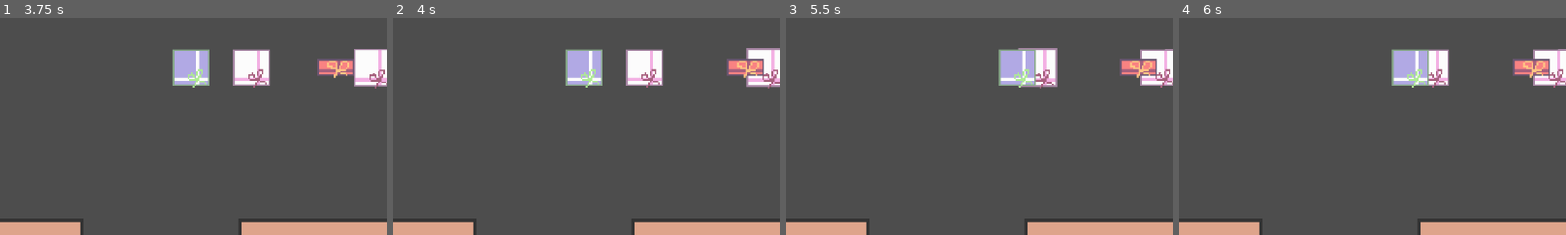
Above: before the commit, frames 1-4 (left to right).
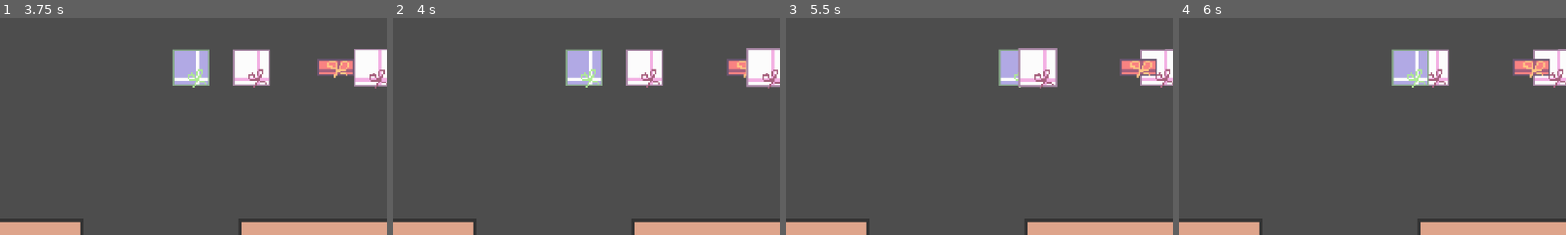
Above: after the commit, the same moments.

Repository: SuperDuperOrganisationsname/DevsThatJam9
Game: Godot game, scene res://scenes/menus/main_menu.tscn
Two runs of this game, one before a commit and one after it. Both use one fixed random seed, a clock stepped at 60 frames per second and the inputs below.
Inputs (mouse positions are % of the whole screen's width and height, from its top left):
- Up to frame 1 (3.75 s): click "Start Game" at 0.5 s; move the mouse to (72, 45) at 1.27 s; press the mouse at (72, 45) at 1.28 s; move the mouse to (30, 55) at 2.02 s; release the mouse at (30, 55) at 2.03 s; click (30, 55) at 2.1 s; tap Enter at 2.75 s; move the mouse to (90, 11) at 2.77 s; press the mouse at (90, 11) at 2.78 s; tap Space at 3.5 s; move the mouse to (98, 11) at 3.52 s; release the mouse at (98, 11) at 3.53 s; click (98, 11) at 3.6 s
- Up to frame 2 (4 s): no input
- Up to frame 3 (5.5 s): tap Enter at 4.25 s; move the mouse to (75, 11) at 4.27 s; press the mouse at (75, 11) at 4.28 s; tap Space at 5 s; move the mouse to (83, 11) at 5.02 s; release the mouse at (83, 11) at 5.03 s; click (83, 11) at 5.1 s
- Up to frame 4 (6 s): move the mouse to (55, 50) at 5.77 s; press the mouse at (55, 50) at 5.78 s
The pictures show only the part of the screen within x 50-100%, y 0-50%; the shares and areas given below are measured in that part.

Frame 1 is identical in both runs. In frame 2, 0.4% of the frame differs, in the area x 91-96%, y 18-27%; in frame 3, 0.7%, in the area x 59-65%, y 14-33%; in frame 4, nothing differs.

Commit message:
highligh gifts in foreground

Diff:
--- a/scripts/gameplay.gd
+++ b/scripts/gameplay.gd
@@ -56,7 +56,8 @@
 	Globals.gameplay_node = self
 
 	for i in range(Num_Starting_Gifts):
-		pending_gifts.append(_spawn_gift(_draw_gift()))
+		var gift = _spawn_gift(_draw_gift())
+		pending_gifts.append(gift)
 	_update_positions()
 
 func _int_to_x_pos(i: int) -> int:
@@ -82,7 +83,8 @@
 
 func add_gift():
 	if pending_gifts.size() < 15:
-		pending_gifts.append(_spawn_gift(_draw_gift()))
+		var gift = _spawn_gift(_draw_gift())
+		pending_gifts.append(gift)
 		_update_positions()
 	else:
 		defeat()
--- a/scripts/gift.gd
+++ b/scripts/gift.gd
@@ -84,6 +84,7 @@
 			scale = Vector2(1, 1)
 			_on_reject_gift()
 			draggable = false
+			z_index = 0
 		Globals.current_gift = null
 		Globals.current_grid = null
 
@@ -108,6 +109,7 @@
 		var tween = get_tree().create_tween()
 		tween.tween_property(self, "scale", Vector2(scale_size + 0.05, scale_size + 0.05), 0.1).set_ease(Tween.EASE_OUT)
 		Globals.current_gift = self
+		z_index = 1
 
 
 func _on_area_2d_mouse_exited() -> void:
@@ -120,6 +122,7 @@
 		else:
 			tween.tween_property(self, "scale", Vector2(1, 1), 0.1).set_ease(Tween.EASE_OUT)
 		Globals.current_gift = null
+		z_index = 0
 
 
 func _on_area_2d_body_entered(body: Node2D) -> void:
